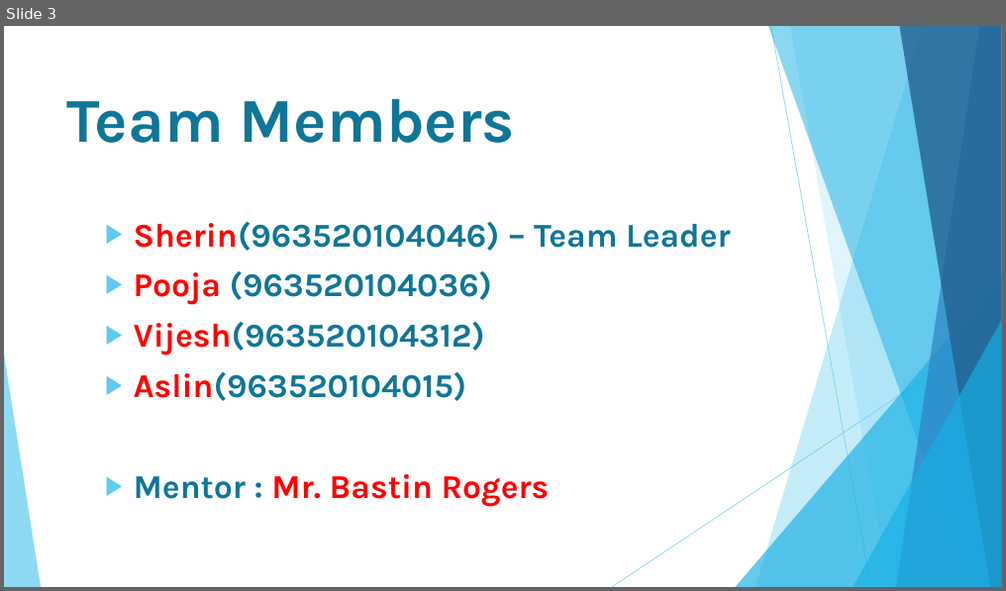
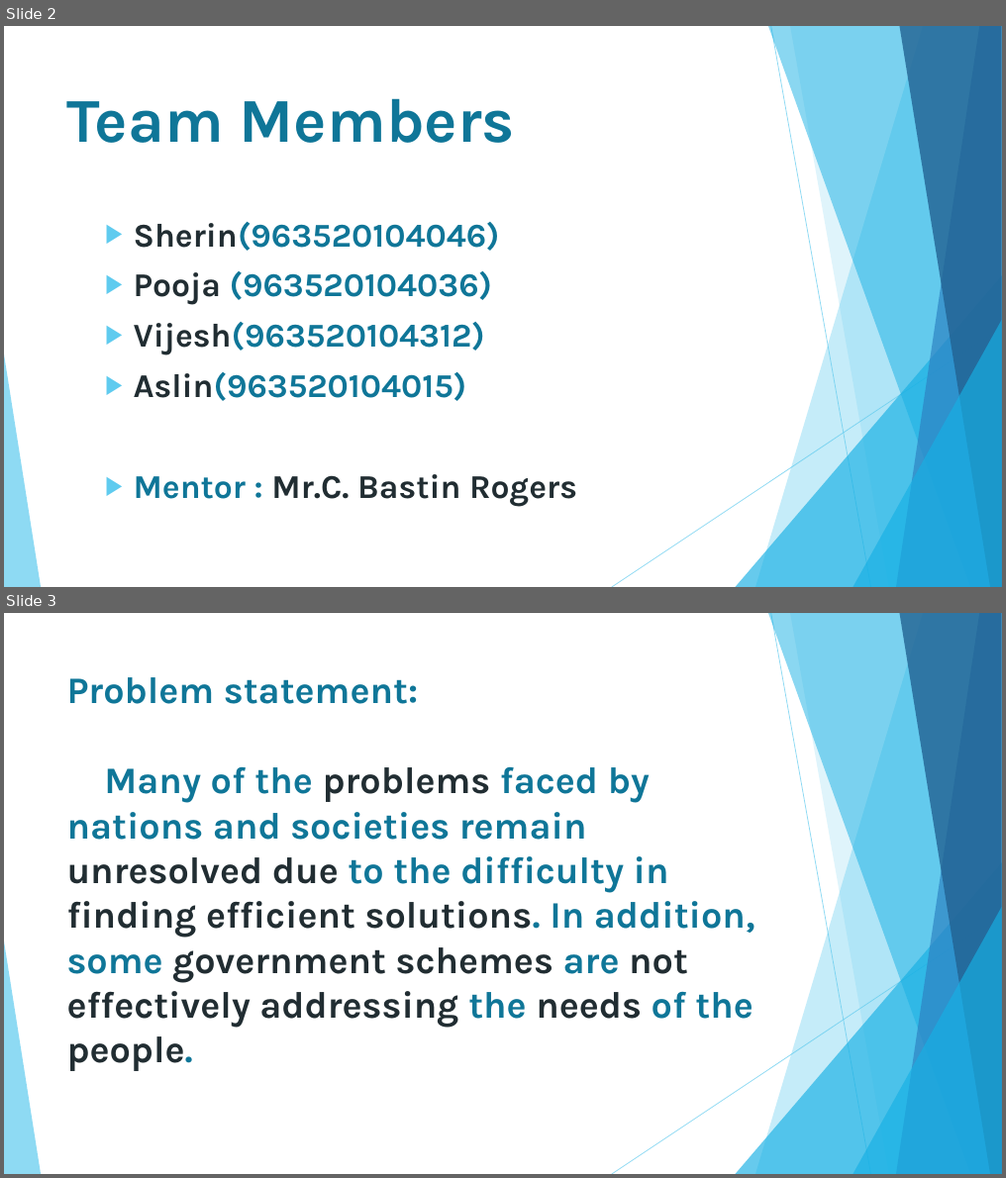
Before and after one commit to aslin-joel-r/mini-project-S6, a slide deck: Mini Project.pptx. Shown one above the other, each under a label of ours: slide 3 before the commit, slides 2 and 3 after it. The pictures are 1006x591 and 1006x1178 pixels, drawn with LibreOffice and Linux fonts; fonts in the diff are those of the drawing. Boxes give left, top, right and bottom in pixels: in the first picture for what was removed or moved away, otherwise in the second. Text is boxed around its words. In the diff, an @@ line names an element or a change of style, - is before the commit and + after.

```diff
--- a/Mini Project.pptx
+++ b/Mini Project.pptx
@@ slide 3 added at (4,613,1002,1174), background #FFFFFF; not listed: 10 template elements that a slide beside it also shows @@
@@ title added at (67,677,755,1071), 36 pt, text #0F7698, bold @@
+Problem statement:
+Many of the problems faced by nations and societies remain unresolved due to the difficulty in finding efficient solutions. In addition, some government schemes are not effectively addressing the needs of the people.
@@ what was slide 3 is now slide 2 @@
@@ slide 2 changed as well @@
@@ text at (134,222,500,251): text changed @@
-▶ Sherin(963520104046) – Team Leader
+▶ Sherin(963520104046)
@@ text at (134,272,492,401): text colour #FF0000 to #212D32 in "Pooja", "Vijesh(963520104312)", "Aslin(963520104015)" @@
@@ text at (134,474,577,507): text changed; text colour #FF0000 to #212D32 @@
-▶ Mentor : Mr. Bastin Rogers
+▶ Mentor : Mr.C. Bastin Rogers
```
Also in this commit, not shown: 2 other slides changed, 6 other slides added, 3 slides removed.
